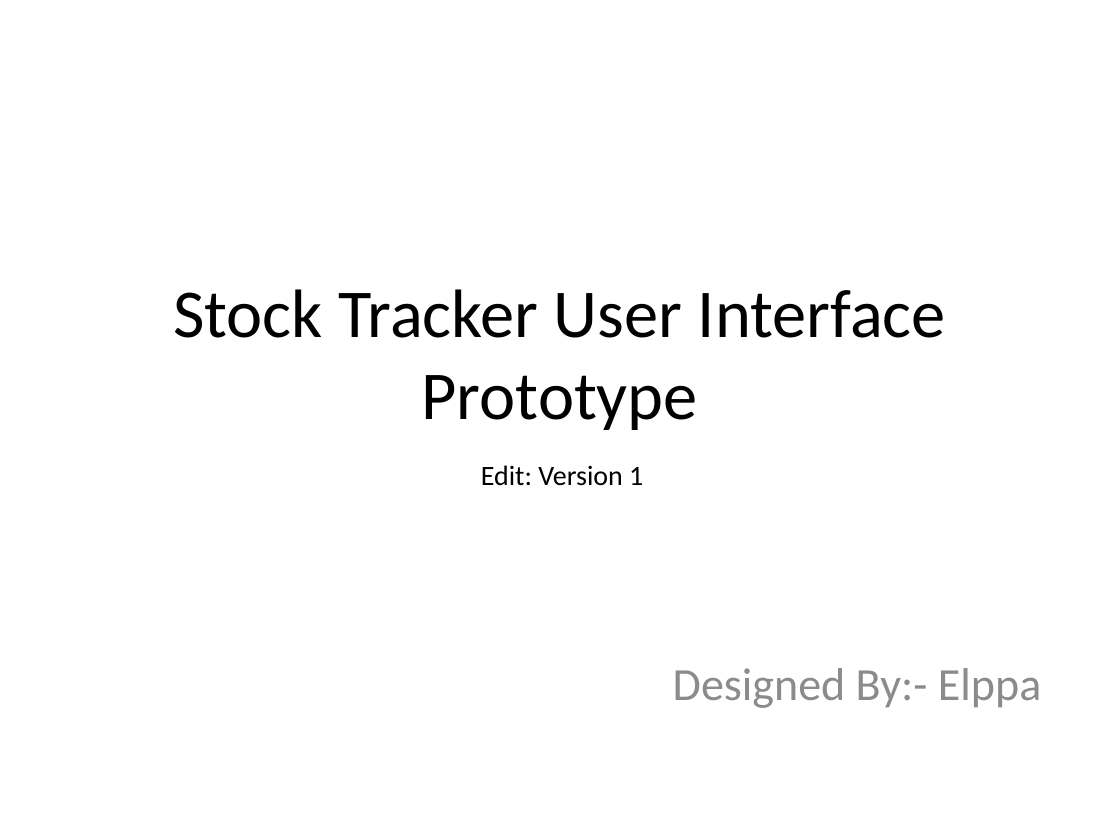
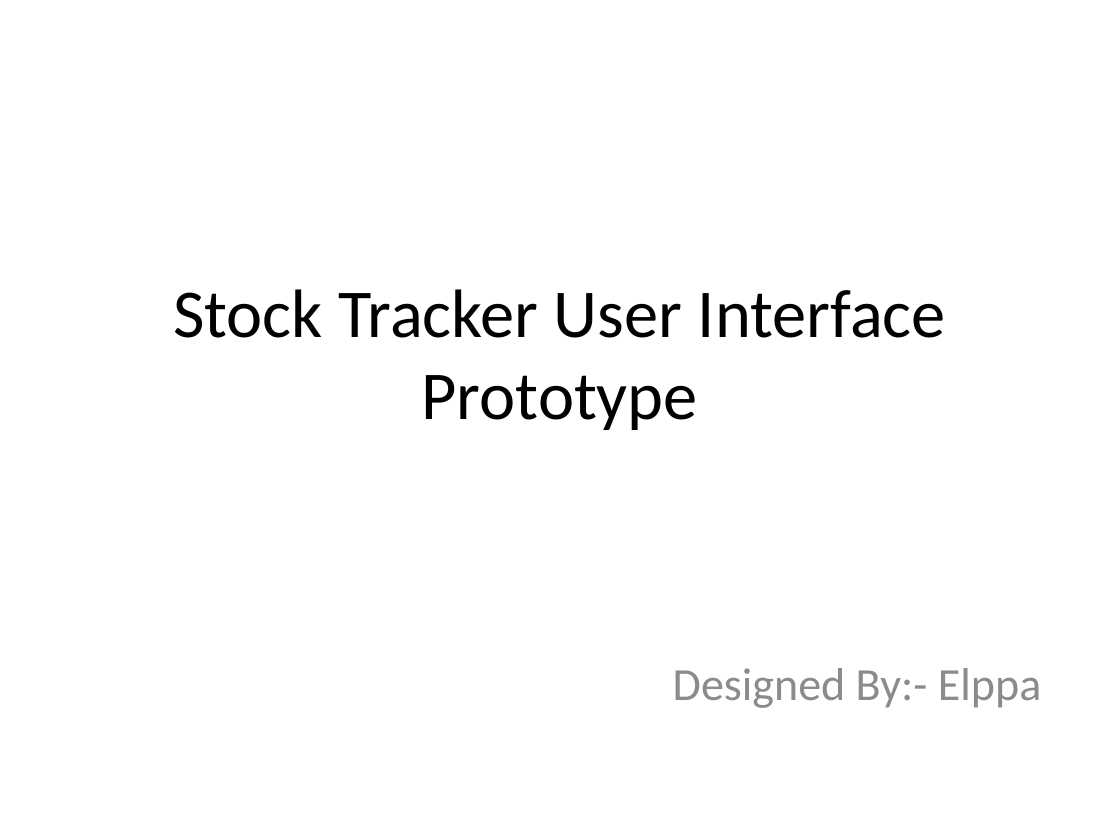
Before and after one commit to SoC-UoD/ELPPA, a slide deck: slide 1 of documents/sprint1/sprint-planning/Stock Tracker Design(with test explanation)- updated.pptx. Drawn at 1120x840 pixels with LibreOffice and Linux fonts; fonts in the diff are those of the drawing. Boxes give left, top, right and bottom in pixels: in the first picture for what was removed or moved away, otherwise in the second. Text is boxed around its words. In the diff, an @@ line names an element or a change of style, - is before the commit and + after.

```diff
--- a/documents/sprint1/sprint-planning/Stock Tracker Design(with test explanation)- updated.pptx
+++ b/documents/sprint1/sprint-planning/Stock Tracker Design(with test explanation)- updated.pptx
@@ text removed at box(481, 465, 643, 486) @@
-Edit: Version 1
```
Also in this commit, not shown: 1 other slide changed, 2 slides added, 52 other files.
